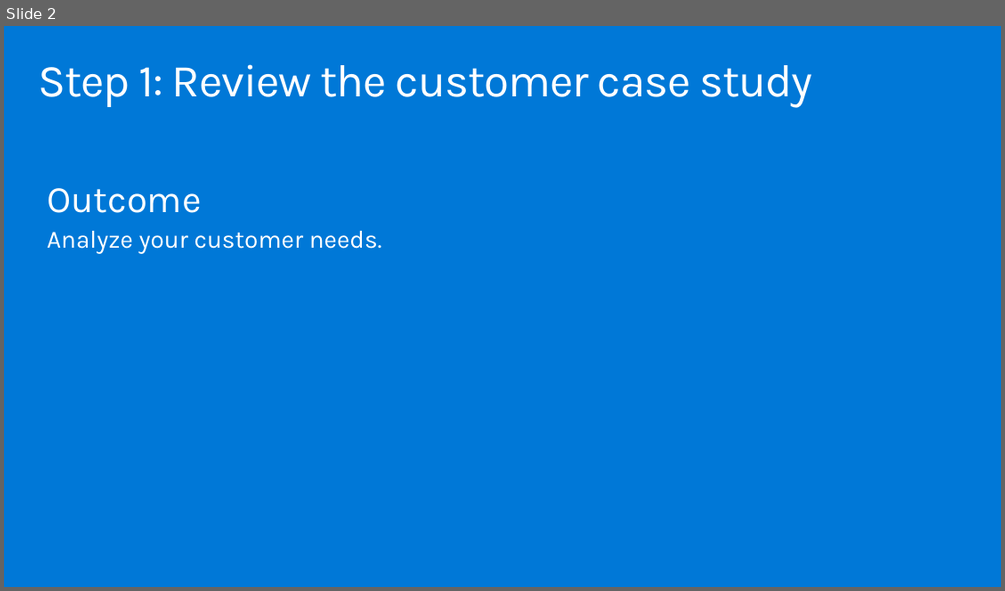
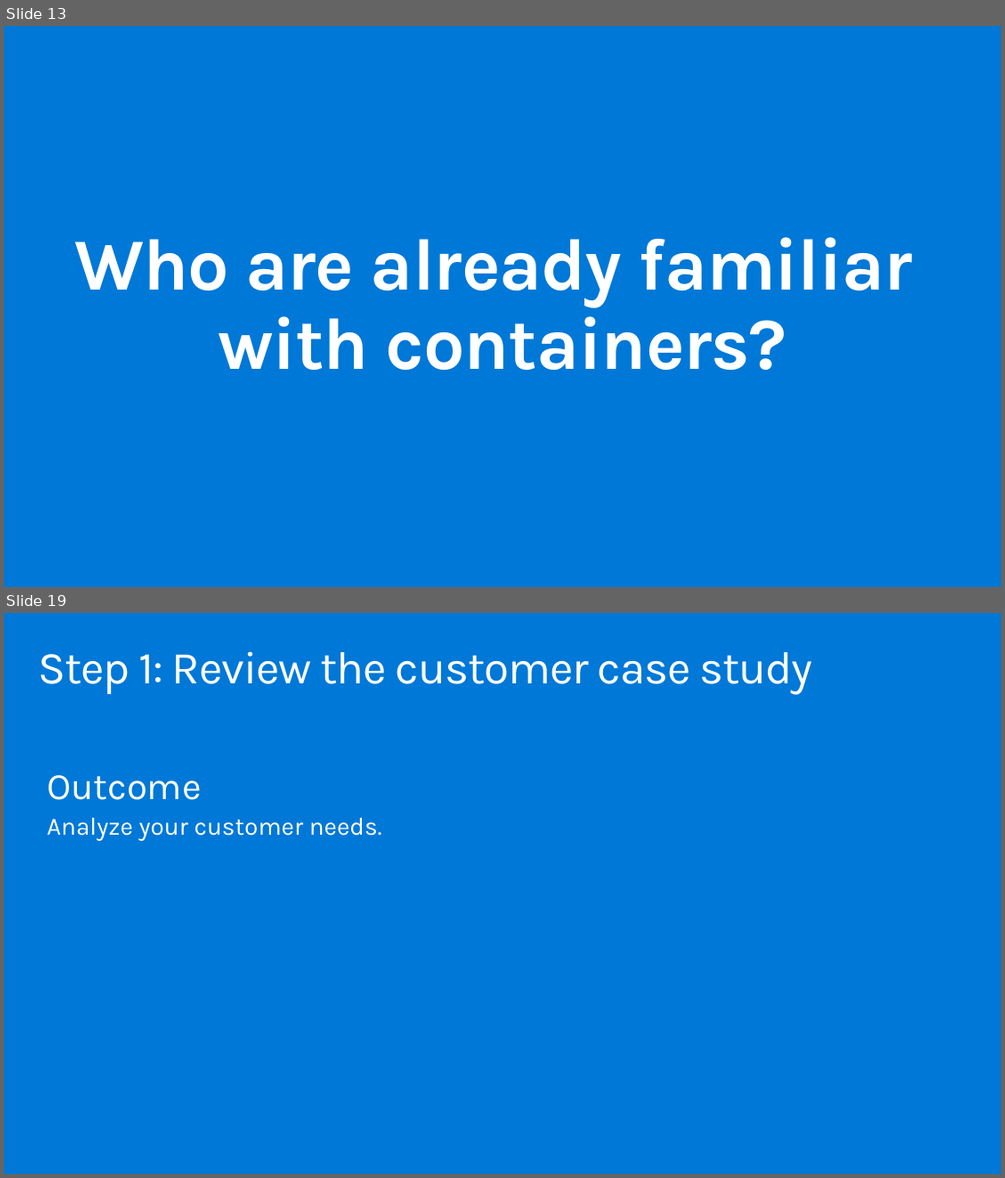
Before and after one commit to ActiveSolution/aiw-cloud-native, a slide deck: AIW Cloud Native.pptx. Shown one above the other, each under a label of ours: slide 2 before the commit, slides 13 and 19 after it; the slides between them are not shown. The pictures are 1005x591 and 1005x1178 pixels, drawn with LibreOffice and Linux fonts; fonts in the diff are those of the drawing. Boxes give left, top, right and bottom in pixels: in the first picture for what was removed or moved away, otherwise in the second. Text is boxed around its words. In the diff, an @@ line names an element or a change of style, - is before the commit and + after.

```diff
--- a/AIW Cloud Native.pptx
+++ b/AIW Cloud Native.pptx
@@ slide 13 added at [4, 26, 1001, 587], background #0078D7 @@
@@ title added at [75, 237, 913, 370], 70.6 pt, text #FFFFFF, bold @@
+Who are already familiar
+with containers?
@@ what was slide 2 is now slide 19 @@
```
Also in this commit, not shown: 1 slide changed, 30 other slides added.
